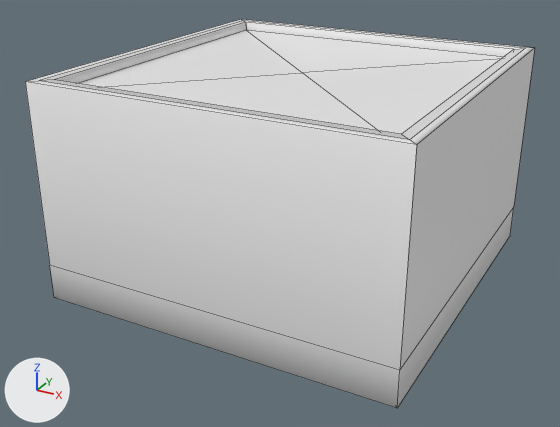
Renders of the Blender file Blender/Habitacion.blend from each side of a commit.
The view is the same before and after, from a 50 mm camera at (13.6, -21.2, 14.7) aimed at (-0.4, 4.2, 2.0). The lights are fixed; the arrows at lower left show +X, +Y and +Z. Mesh edges are drawn as thin lines.

Names of what the first picture shows: 'Consulta_Sector_1', 'Consulta_Sector_2', 'Consulta_Sector_3', 'Consulta_Sector_4', 'Consulta_Techo_1', 'Consulta_Techo_2', 'Consulta_Techo_3', 'Consulta_Techo_4'.
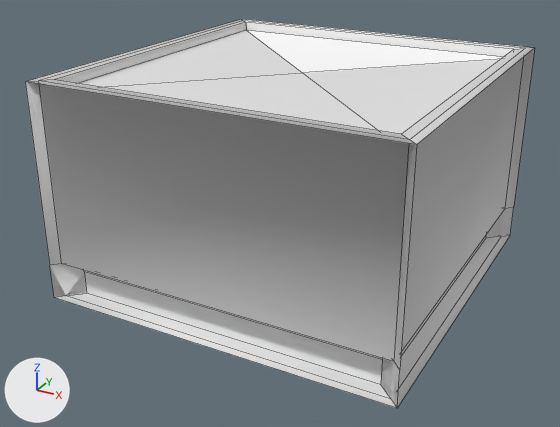
Changed parts and their boxes [x1, y1, x2, y2] in the pictures (560 x 427 px):
'Consulta_Sector_2', reshaped: before [397, 48, 535, 407]; after [381, 48, 535, 407]
part 1 of me_cube_005, built on: before [25, 82, 416, 408]; after [25, 82, 416, 407]
part 2 of me_cube_002, built on: before [397, 48, 535, 407]; after [381, 48, 535, 406]

What the commit changed:
me_cube_005 is used by ob_consulta_sector_3; location (0.0, 5.29, 0.0).
me_cube_005 had 30 vertices, 15 faces and spanned x -7.2..7.2, y -7.27..-6.37, z -0.71..7.98.
me_cube_005 now has 30 vertices, 17 faces and spans x -7.2..7.2, y -7.27..-6.37, z -0.71..7.98.
Part 1, on me_cube_005:
2 faces are deleted.
4 new faces join them.
me_cube_002 is used by ob_consulta_sector_2; location (0.0, 5.29, 0.0).
me_cube_002 had 30 vertices, 15 faces and spanned x 6.3..7.2, y -7.27..7.27, z -0.71..7.98.
me_cube_002 now has 30 vertices, 17 faces and spans x 6.3..7.2, y -7.27..7.27, z -0.71..7.98.
Part 2, on me_cube_002:
2 faces are deleted.
4 new faces join them.
